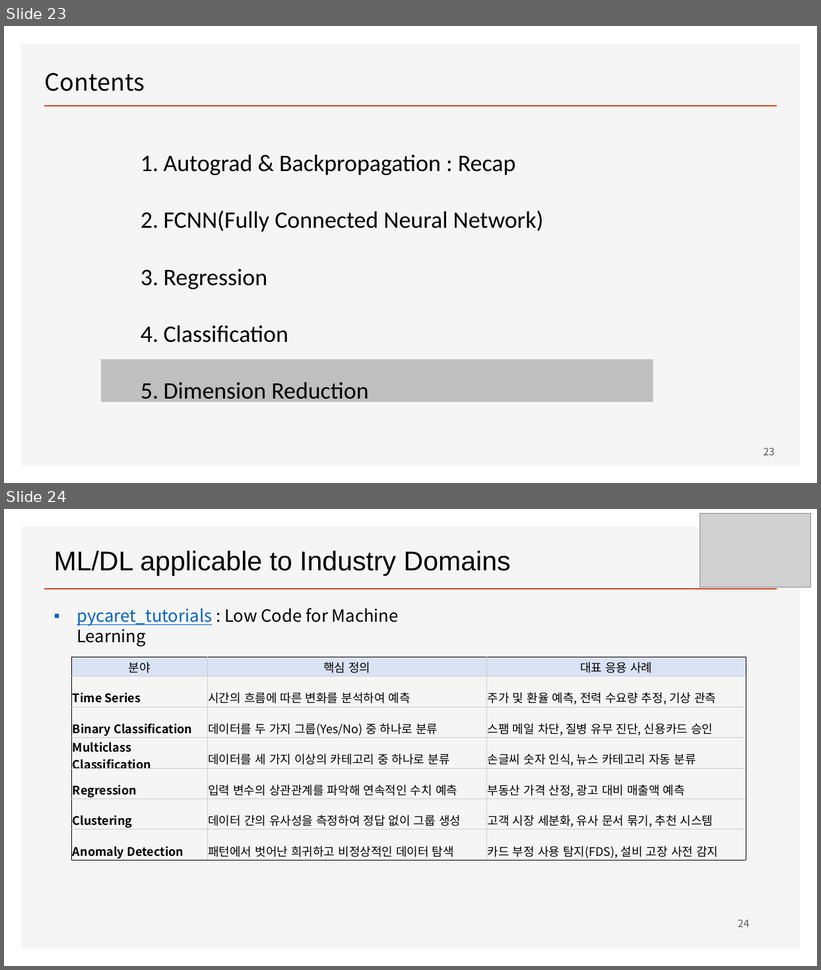
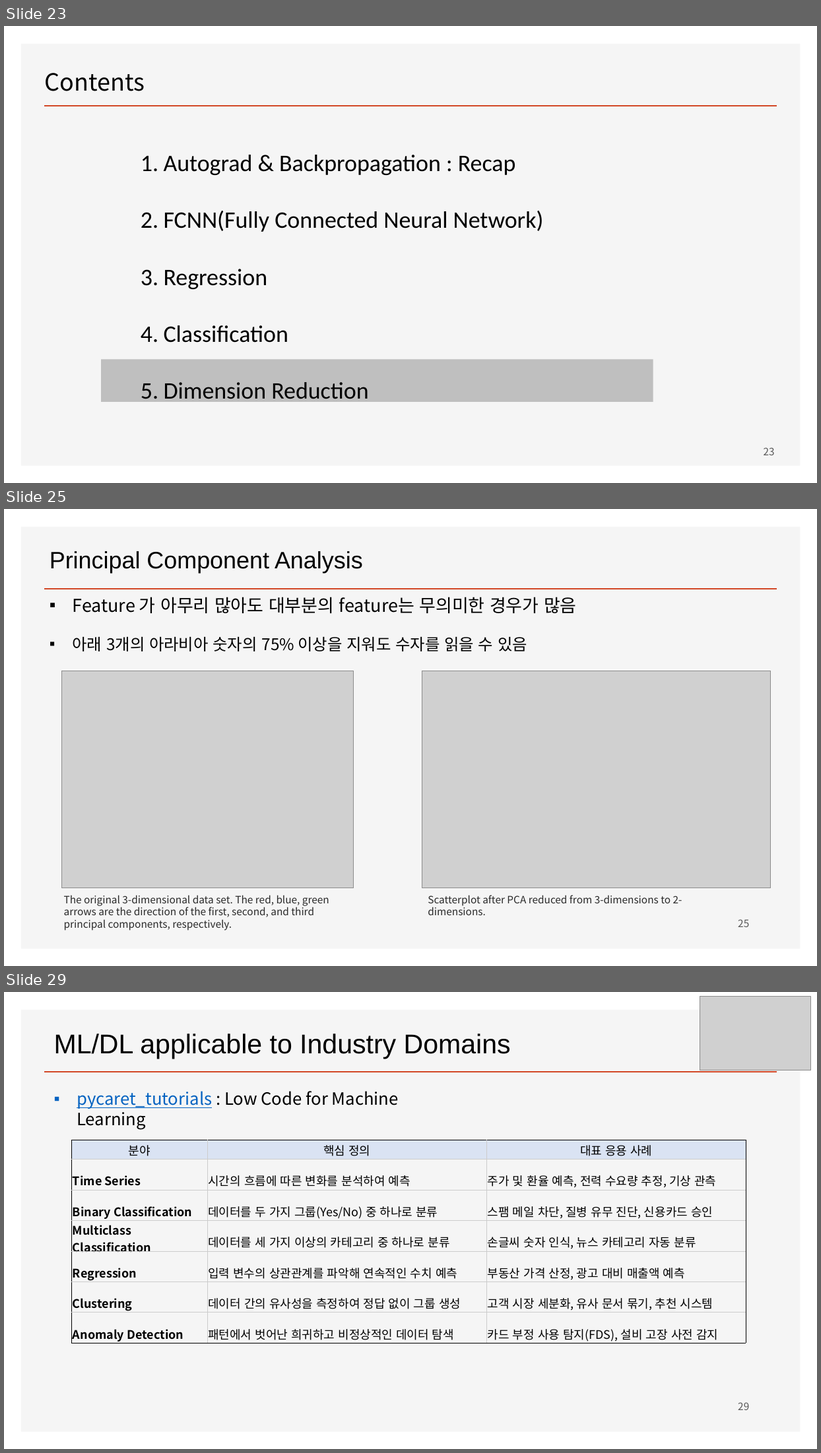
Before and after one commit to ancestor9/mathematics-for-machine-learning, a slide deck: Linear_Algebra/w6_Deep Learning.pptx. Shown one above the other, each under a label of ours: slides 23 and 24 before the commit, slides 23, 25 and 29 after it; the slides between them are not shown. The pictures are 821x970 and 821x1453 pixels, drawn with LibreOffice and Linux fonts; fonts in the diff are those of the drawing; grey boxes stand for pictures; background and template pictures are left out. Boxes give left, top, right and bottom in pixels: in the first picture for what was removed or moved away, otherwise in the second. Text is boxed around its words. In the diff, an @@ line names an element or a change of style, - is before the commit and + after.

```diff
--- a/Linear_Algebra/w6_Deep Learning.pptx
+++ b/Linear_Algebra/w6_Deep Learning.pptx
@@ slide 25 added at [4, 509, 817, 966], background #FFFFFF; not listed: 2 template elements that a slide beside it also shows @@
@@ text added at [50, 551, 363, 573], 28 pt, text #000000 @@
+Principal Component Analysis
@@ text added at [73, 597, 577, 652], 21 pt, text #000000 @@
+▪ Feature 가 아무리 많아도 대부분의 feature는 무의미한 경우가 많음
+▪ 아래 3개의 아라비아 숫자의 75% 이상을 지워도 수자를 읽을 수 있음
@@ picture added at [62, 671, 354, 889] @@
@@ picture added at [422, 671, 771, 889] @@
@@ text added at [64, 895, 329, 931], 12 pt, text #2A2A2A @@
+The original 3-dimensional data set. The red, blue, green arrows are the direction of the first, second, and third principal components, respectively.
@@ text added at [428, 895, 682, 916], 12 pt, text #2A2A2A @@
+Scatterplot after PCA reduced from 3-dimensions to 2-dimensions.
@@ page number added at [738, 920, 749, 927], 12 pt, text #595959 @@
+25
@@ what was slide 24 is now slide 29 @@
@@ page number at [738, 1403, 749, 1410]: text changed @@
-24
+29
```
Also in this commit, not shown: 4 other slides added.
